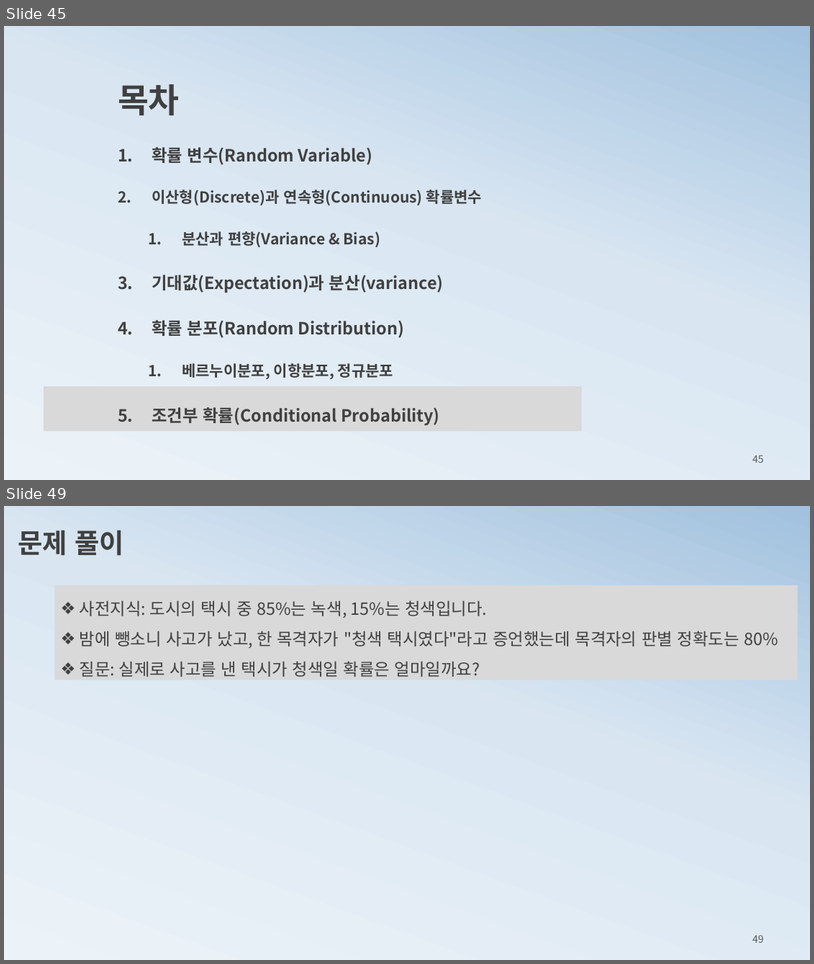
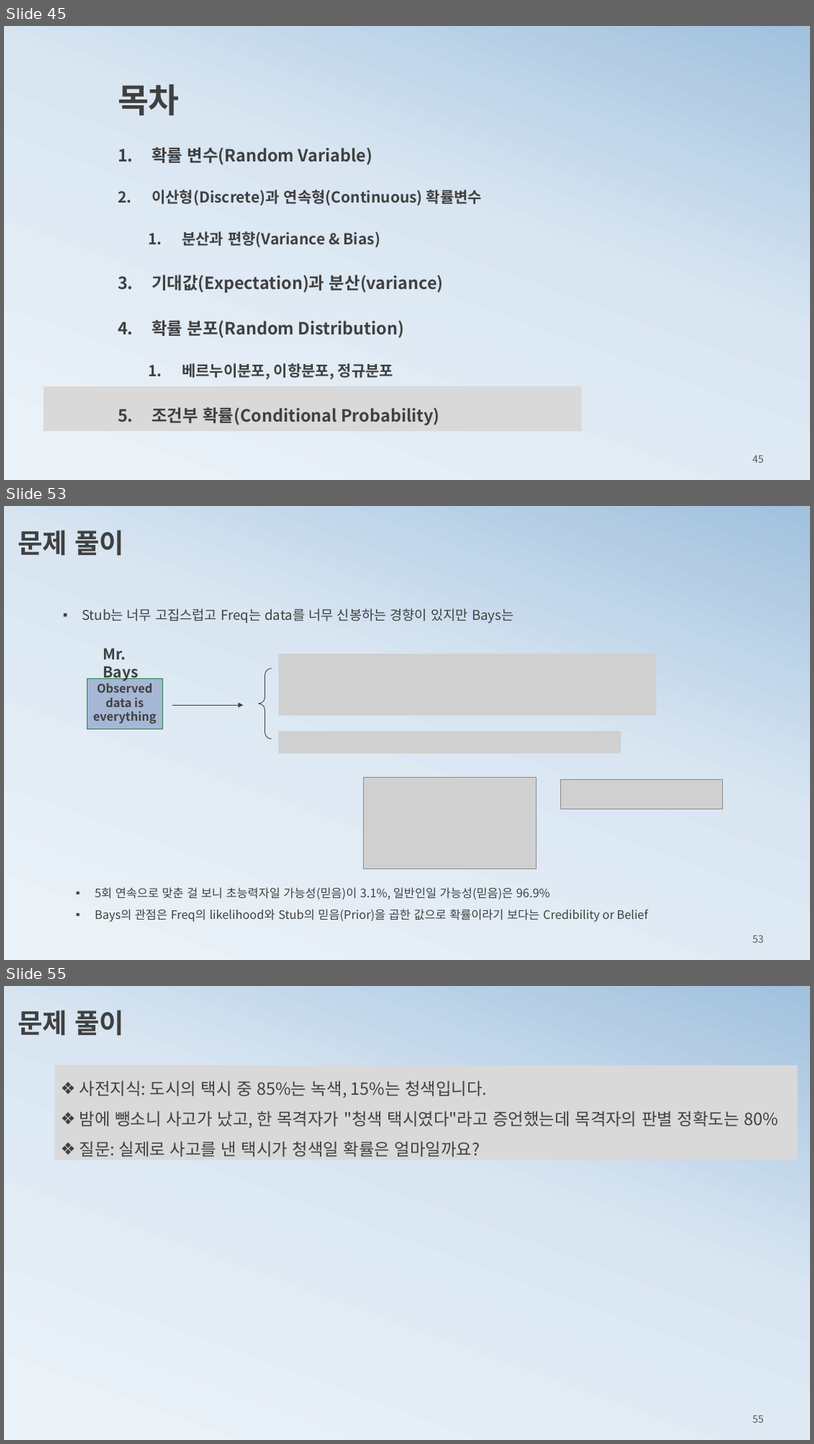
Before and after one commit to ancestor9/mathematics-for-machine-learning, a slide deck: 2_probability theory for machine learning.pptx. Shown one above the other, each under a label of ours: slides 45 and 49 before the commit, slides 45, 53 and 55 after it; the slides between them are not shown. The pictures are 814x964 and 814x1444 pixels, drawn with LibreOffice and Linux fonts; fonts in the diff are those of the drawing; grey boxes stand for pictures. Boxes give left, top, right and bottom in pixels: in the first picture for what was removed or moved away, otherwise in the second. Text is boxed around its words. In the diff, an @@ line names an element or a change of style, - is before the commit and + after.

```diff
--- a/2_probability theory for machine learning.pptx
+++ b/2_probability theory for machine learning.pptx
@@ slide 53 added at (x1=4, y1=506, x2=810, y2=960), background gradient #ECF3F8 to #D9E6F2 to #A1C1DE @@
@@ text added at (x1=18, y1=530, x2=124, y2=556), 32 pt, text #404040, bold @@
+문제 풀이
@@ text added at (x1=82, y1=608, x2=514, y2=623), 16 pt, text #404040 @@
+▪ Stub는 너무 고집스럽고 Freq는 data를 너무 신봉하는 경향이 있지만 Bays는
@@ text added at (x1=103, y1=648, x2=139, y2=681), 18 pt, text #404040, bold @@
+Mr. Bays
@@ picture added at (x1=278, y1=654, x2=657, y2=716) @@
@@ rectangle added at (x1=87, y1=678, x2=162, y2=728), fill #A5B7D5, outline #257F49 0.75 pt, 14 pt, text #404040, bold @@
+Observed data is everything
@@ left brace added at (x1=259, y1=668, x2=271, y2=739), outline #404040 0.75 pt @@
@@ arrow added from (172, 705) to (244, 705), #404040 0.75 pt @@
@@ picture added at (x1=278, y1=731, x2=622, y2=754) @@
@@ picture added at (x1=364, y1=777, x2=536, y2=868) @@
@@ picture added at (x1=561, y1=780, x2=723, y2=809) @@
@@ text added at (x1=95, y1=887, x2=648, y2=921), 14 pt, text #404040 @@
+▪ 5회 연속으로 맞춘 걸 보니 초능력자일 가능성(믿음)이 3.1%, 일반인일 가능성(믿음)은 96.9%
+▪ Bays의 관점은 Freq의 likelihood와 Stub의 믿음(Prior)을 곱한 값으로 확률이라기 보다는 Credibility or Belief
@@ page number added at (x1=753, y1=934, x2=764, y2=942), 12 pt, text #595959 @@
+53
@@ what was slide 49 is now slide 55 @@
@@ page number at (x1=753, y1=1415, x2=764, y2=1422): text changed @@
-49
+55
```
Also in this commit, not shown: 4 slides changed, 9 other slides added, 2 slides removed.
